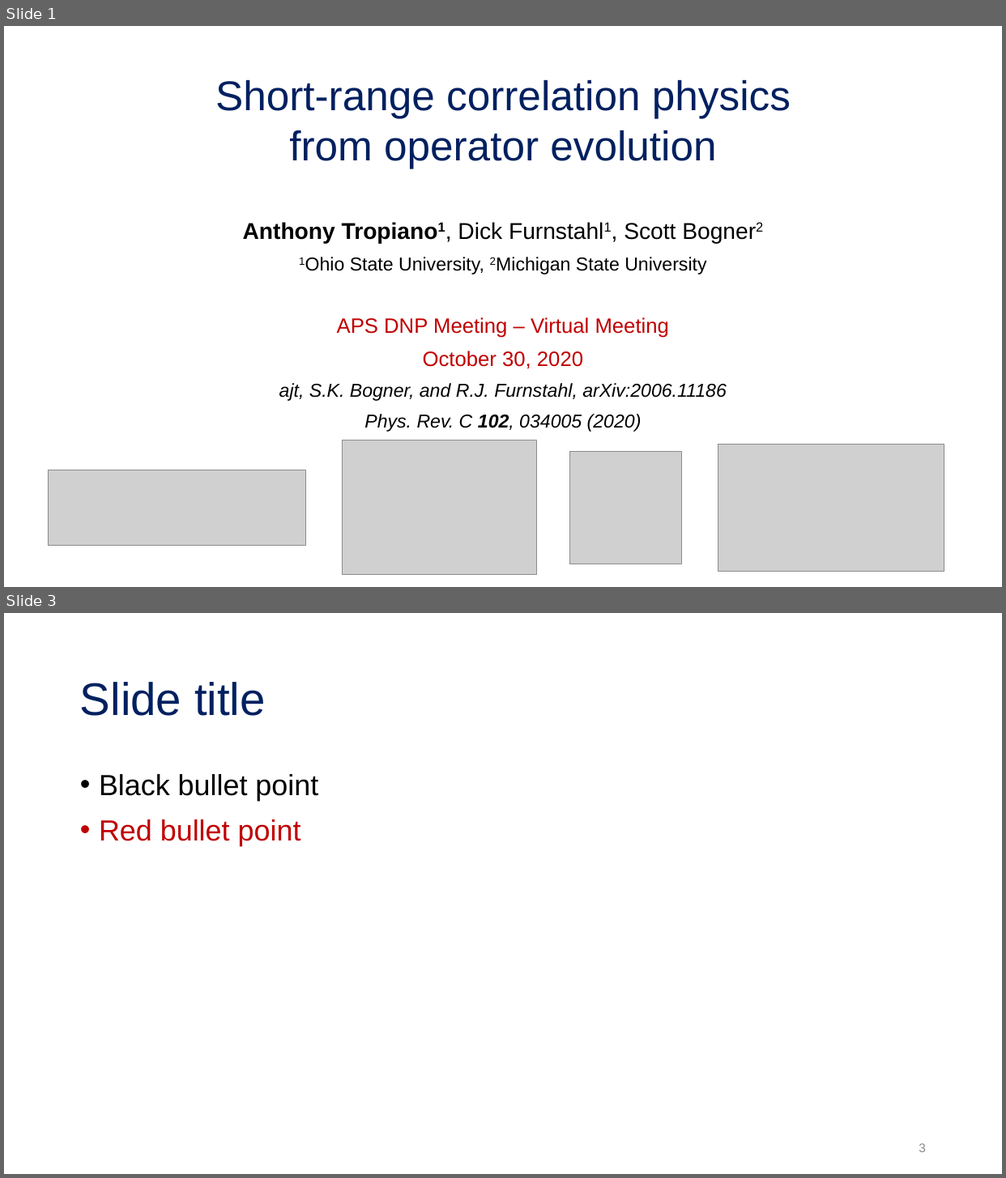
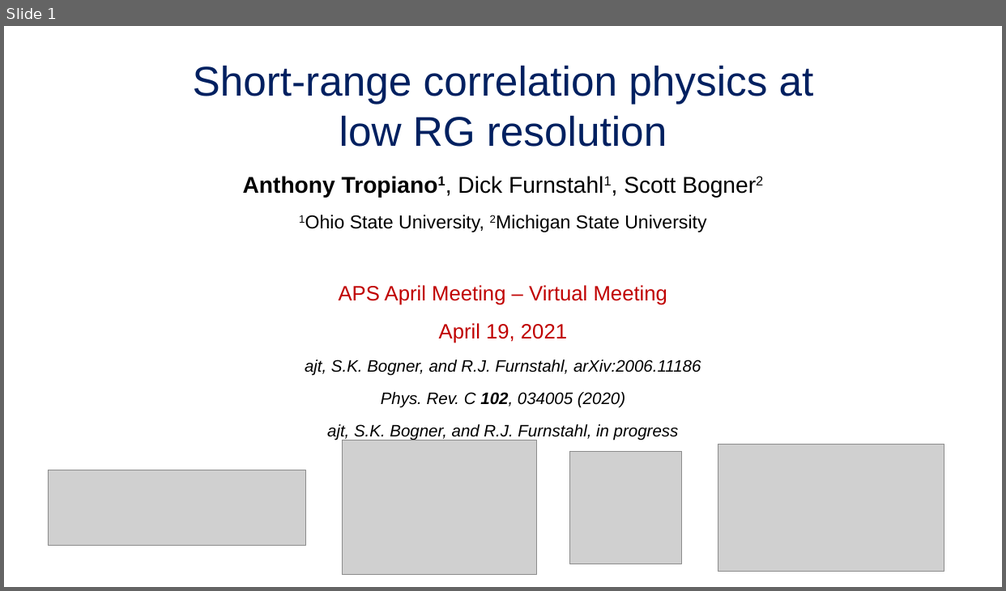
Before and after one commit to tropiano4/tropiano-srg, a slide deck: Presentations/APS_April2021/tropiano_aps_april2021.pptx. Shown one above the other, each under a label of ours: slides 1 and 3 before the commit, slide 1 after it; the slides between them are not shown. The pictures are 1006x1178 and 1006x591 pixels, drawn with LibreOffice and Linux fonts; fonts in the diff are those of the drawing; grey boxes stand for pictures. Boxes give left, top, right and bottom in pixels: in the first picture for what was removed or moved away, otherwise in the second. Text is boxed around its words. In the diff, an @@ line names an element or a change of style, - is before the commit and + after.

```diff
--- a/Presentations/APS_April2021/tropiano_aps_april2021.pptx
+++ b/Presentations/APS_April2021/tropiano_aps_april2021.pptx
@@ slide 3 removed at [4, 613, 1002, 1174], background #FFFFFF @@
@@ title removed at [80, 682, 266, 716] @@
-Slide title
@@ text removed at [99, 774, 318, 845] @@
-• Black bullet point
-• Red bullet point
@@ page number removed at [918, 1144, 926, 1152] @@
-3
@@ slide 1 changed as well @@
@@ title at [193, 65, 814, 147]: text changed @@
-Short-range correlation physics from operator evolution
+Short-range correlation physics at low RG resolution
@@ subtitle "Anthony Tropiano1, Dick Furnstahl1, Scott ...": place and size @@
-subtitle "Anthony Tropiano1, Dick Furnstahl1, Scott ..." at [243, 222, 727, 432]
+subtitle "Anthony Tropiano1, Dick Furnstahl1, Scott ..." at [243, 176, 706, 441]
@@ subtitle at [243, 176, 706, 408]: size 18 to 16 pt in "ajt, S.K. Bogner, and R.J. Furnstahl, arXiv:2006.11186", "Phys. Rev. C 102, 034005 (2020)"; line spacing 0.9 to 1.1 @@
@@ subtitle at [339, 285, 667, 344]: text changed @@
-APS DNP Meeting – Virtual Meeting
-October 30, 2020
+APS April Meeting – Virtual Meeting
+April 19, 2021
@@ subtitle at [327, 425, 679, 441]: paragraph added @@
+ajt, S.K. Bogner, and R.J. Furnstahl, in progress
```
Also in this commit, not shown: 16 slides added, 2 other slides removed, 15 other files.
